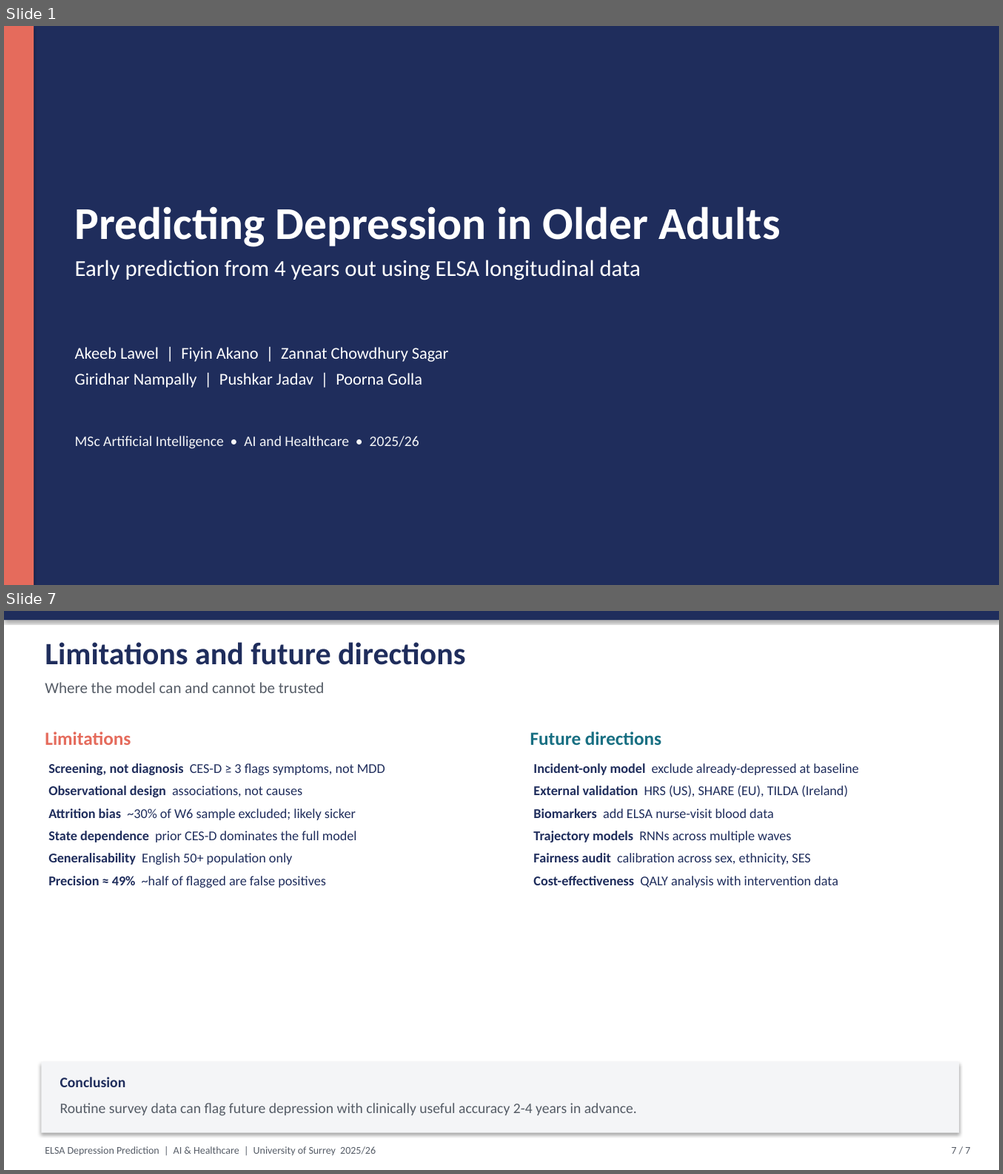
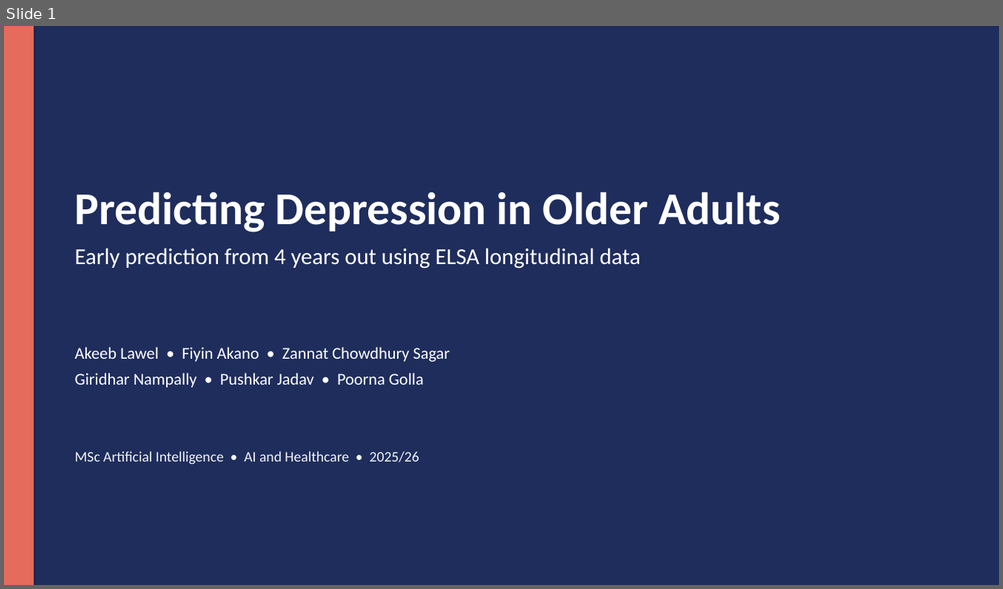
Before and after one commit to CHOC4HOL1C/elsa-depression-prediction, a slide deck: presentation/ELSA_Depression_Prediction.pptx. Shown one above the other, each under a label of ours: slides 1 and 7 before the commit, slide 1 after it; the slides between them are not shown. The pictures are 1003x1174 and 1003x589 pixels, drawn with LibreOffice and Linux fonts; fonts in the diff are those of the drawing. Boxes give left, top, right and bottom in pixels: in the first picture for what was removed or moved away, otherwise in the second. Text is boxed around its words. In the diff, an @@ line names an element or a change of style, - is before the commit and + after.

```diff
--- a/presentation/ELSA_Depression_Prediction.pptx
+++ b/presentation/ELSA_Depression_Prediction.pptx
@@ slide 7 removed at [4, 611, 999, 1170], background #FFFFFF @@
@@ rectangle removed at [4, 611, 999, 620] @@
@@ text removed at [45, 642, 465, 665] @@
-Limitations and future directions
@@ text removed at [45, 682, 324, 693] @@
-Where the model can and cannot be trusted
@@ text removed at [45, 732, 131, 745] @@
-Limitations
@@ text removed at [530, 732, 661, 745] @@
-Future directions
@@ text removed at [48, 763, 385, 888] @@
-Screening, not diagnosis CES-D ≥ 3 flags symptoms, not MDD
-Observational design associations, not causes
-Attrition bias ~30% of W6 sample excluded; likely sicker
-State dependence prior CES-D dominates the full model
-Generalisability English 50+ population only
-Precision ≈ 49% ~half of flagged are false positives
@@ text removed at [533, 763, 858, 888] @@
-Incident-only model exclude already-depressed at baseline
-External validation HRS (US), SHARE (EU), TILDA (Ireland)
-Biomarkers add ELSA nurse-visit blood data
-Trajectory models RNNs across multiple waves
-Fairness audit calibration across sex, ethnicity, SES
-Cost-effectiveness QALY analysis with intervention data
@@ rectangle removed at [41, 1062, 959, 1133] @@
@@ text removed at [60, 1077, 126, 1088] @@
-Conclusion
@@ text removed at [60, 1103, 637, 1116] @@
-Routine survey data can flag future depression with clinically useful accuracy 2-4 years in advance.
@@ text removed at [45, 1147, 375, 1156] @@
-ELSA Depression Prediction | AI & Healthcare | University of Surrey 2025/26
@@ text removed at [951, 1147, 970, 1154] @@
-7 / 7
@@ slide 1 changed as well @@
@@ text "Predicting Depression in Older Adults": place and size @@
-text "Predicting Depression in Older Adults" at [75, 207, 780, 247]
+text "Predicting Depression in Older Adults" at [75, 192, 780, 232]
@@ text "Early prediction from 4 years ...": place and size @@
-text "Early prediction from 4 years ..." at [75, 260, 640, 281]
+text "Early prediction from 4 years ..." at [75, 248, 640, 269]
@@ text at [75, 347, 450, 362]: text changed @@
-Akeeb Lawel | Fiyin Akano | Zannat Chowdhury Sagar
+Akeeb Lawel • Fiyin Akano • Zannat Chowdhury Sagar
@@ text at [75, 373, 424, 388]: text changed @@
-Giridhar Nampally | Pushkar Jadav | Poorna Golla
+Giridhar Nampally • Pushkar Jadav • Poorna Golla
@@ text "MSc Artificial Intelligence • AI ...": place and size @@
-text "MSc Artificial Intelligence • AI ..." at [75, 436, 419, 449]
+text "MSc Artificial Intelligence • AI ..." at [75, 452, 419, 465]
```
Also in this commit, not shown: 4 other slides changed, 7 slides added, 1 other slide removed, 6 other files.
